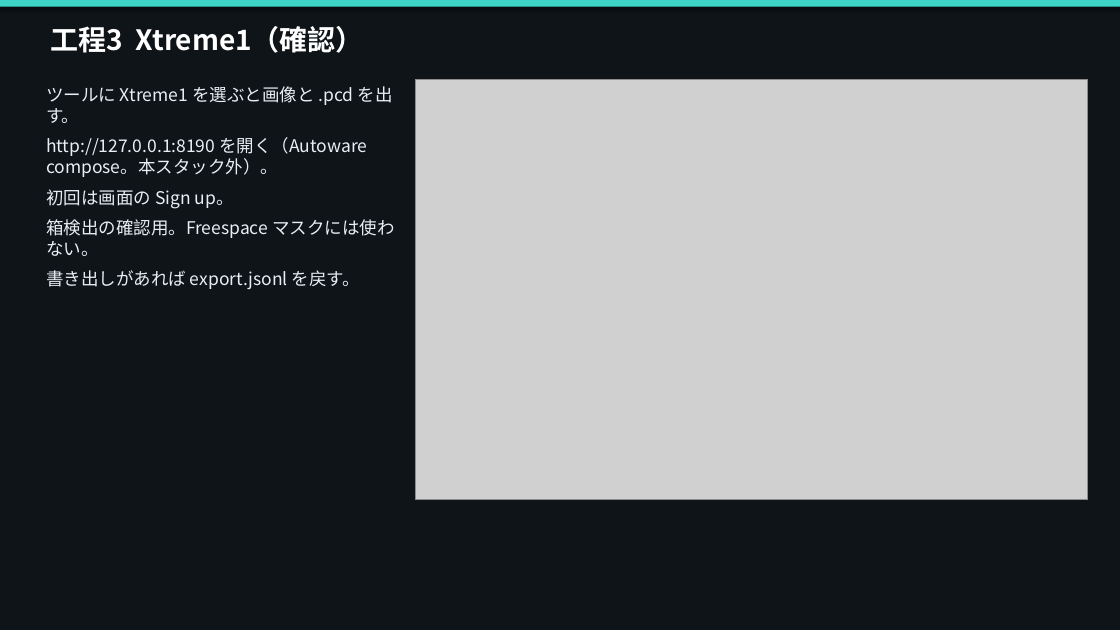
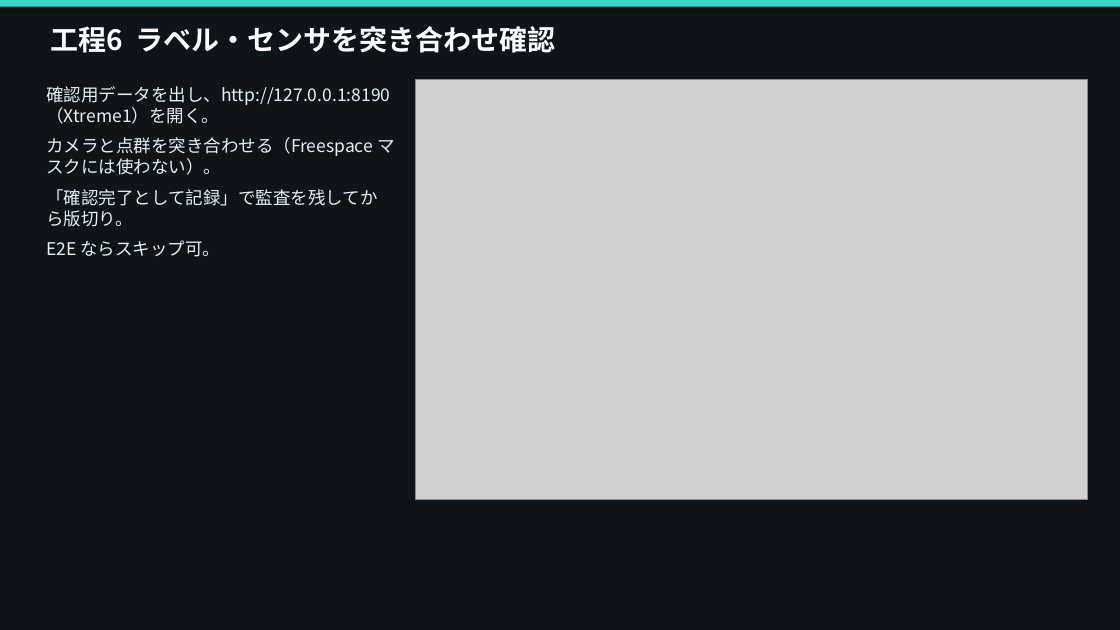
Before and after one commit to xeno1983/MLOPs_DEV, a slide deck: slide 15 of docs/procedure/UGV_MLOps_データ取込からデプロイ手順.pptx (slide 13 before the commit). Drawn at 1120x630 pixels with LibreOffice and Linux fonts; fonts in the diff are those of the drawing; grey boxes stand for pictures. Boxes give left, top, right and bottom in pixels: in the first picture for what was removed or moved away, otherwise in the second. Text is boxed around its words. In the diff, an @@ line names an element or a change of style, - is before the commit and + after.

```diff
--- a/docs/procedure/UGV_MLOps_データ取込からデプロイ手順.pptx
+++ b/docs/procedure/UGV_MLOps_データ取込からデプロイ手順.pptx
@@ text at <box>50,26,555,53</box>: text changed @@
-工程3 Xtreme1（確認）
+工程6 ラベル・センサを突き合わせ確認
@@ text at <box>46,86,394,257</box>: text changed @@
-ツールに Xtreme1 を選ぶと画像と .pcd を出す。
-http://127.0.0.1:8190 を開く（Autoware compose。本スタック外）。
-初回は画面の Sign up。
-箱検出の確認用。Freespace マスクには使わない。
-書き出しがあれば export.jsonl を戻す。
+確認用データを出し、http://127.0.0.1:8190（Xtreme1）を開く。
+カメラと点群を突き合わせる（Freespace マスクには使わない）。
+「確認完了として記録」で監査を残してから版切り。
+E2E ならスキップ可。
```
Also in this commit, not shown: 15 other slides changed, 3 slides added, 1 slide removed, 40 other files.
